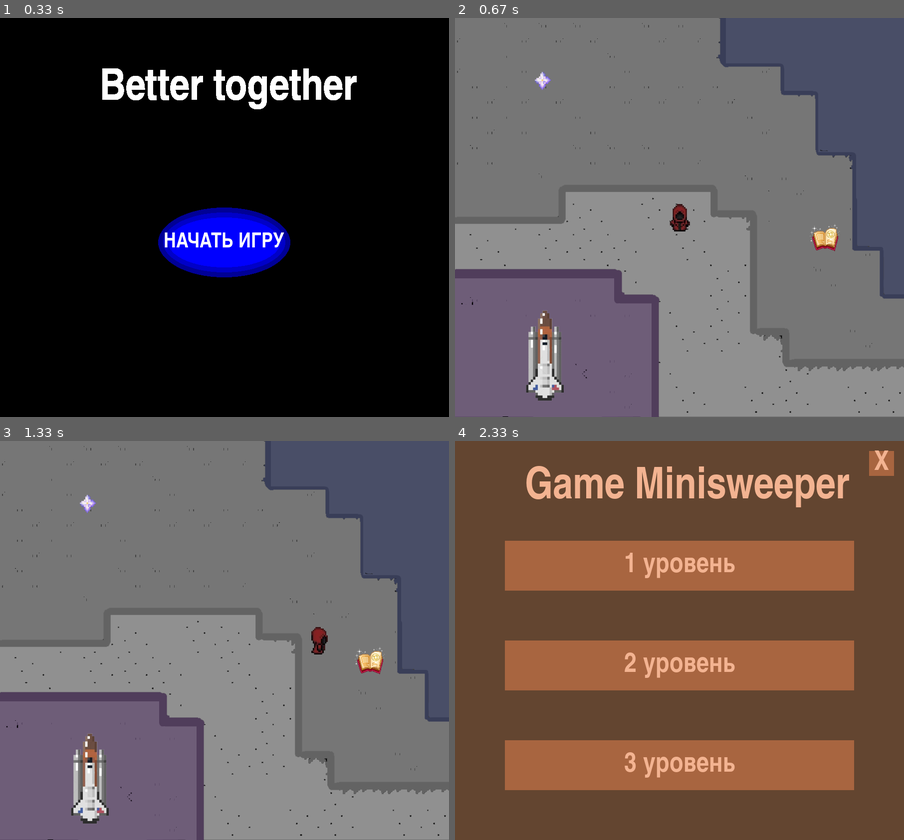
Above: before the commit, frames 1-4 (two rows, left to right).
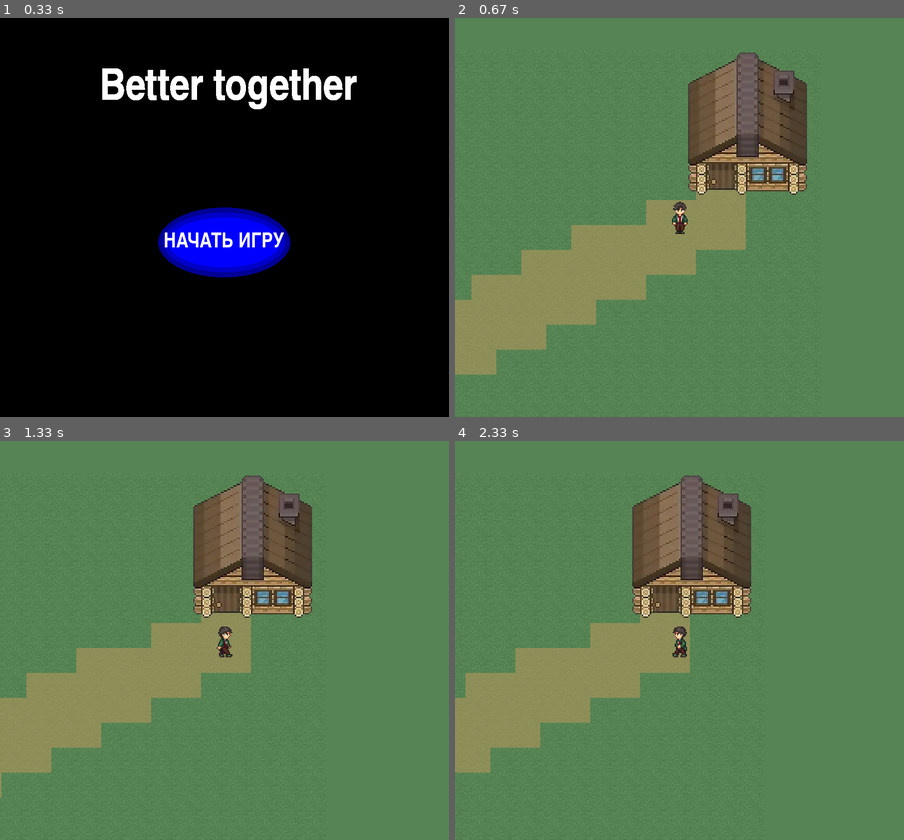
Above: after the commit, the same moments.

Repository: Anechka456/PyGame_project
Game: pygame game, started from start_window.py
The game is run twice, just before and just after one commit, with the same random seed, the same clock (stepped at 60 frames per second) and the same inputs.
Inputs:
- Up to frame 1 (0.33 s): no input
- Up to frame 2 (0.67 s): click "НАЧАТЬ ИГРУ" at 0.38 s
- Up to frame 3 (1.33 s): hold Right 0.67-1.13 s; hold D from 1.17 s (still down)
- Up to frame 4 (2.33 s): release D at 1.47 s; hold Right 1.5-1.97 s; hold A from 2 s (still down)

Frame 1 is identical in both runs. In frame 2, 99% of the frame differs, in the area x 0-100%, y 0-100%; in frame 3, 99%; in frame 4, 98%.

Commit message:
изменила карту

Diff:
--- a/Minigame_memory/lvl_memory.py
+++ b/Minigame_memory/lvl_memory.py
@@ -64,7 +64,7 @@
                                     Minigame_memory.memory.memory(self.screen, 6)
                                 elif button['text'] == 'X':
                                     self.running = False
-                                    map.Map()
+                                    map.Map(500, 1800)
 
             pygame.display.flip()
 
--- a/Minigame_minisweeper/lvl_minisweeper.py
+++ b/Minigame_minisweeper/lvl_minisweeper.py
@@ -64,7 +64,7 @@
                                     Play(15, 15)
                                 elif button['text'] == 'X':
                                     self.running = False
-                                    map.Map()
+                                    map.Map(1250, 1250)
 
             pygame.display.flip()
 
--- a/Minigame_snake/final_window.py
+++ b/Minigame_snake/final_window.py
@@ -90,7 +90,7 @@
                     if self.try_again_button.collidepoint(event.pos):
                         self.running = False
                     elif self.exit_button.collidepoint(event.pos):
-                        map.Map()
+                        map.Map(1350, 300)
 
             self.screen.fill(self.background_color)
             self.draw_title()
--- /dev/null
+++ b/data/map.txt
@@ -0,0 +1,50 @@
+#################################
+#...............................#
+#...............................#
+#...............................#
+#...............................#
+#...........................,,..#
+#.........................,,,,..#
+#......................,,,,,,,..#
+#....................,,,,,,,....#
+#..................,,,,,,,......#
+#................,,,,,,,........#
+#.............,,,,,,,,..........#
+#...........,,,,,,,,............#
+#.........,,,,,,,,..............#
+#....,,,,,,,,,,,................#
+#,,,,,,,,,,,,...................#
+#,,,,,,,,,,.....................#
+#..,,,,,,.......................#
+#...,,,,,,,.....................#
+#.....,,,,,,,,..................#
+#.......,,,,,,,,,...............#
+#.........,,,,,,,,,,............#
+#...........,,,,,,,,,,,.........#
+#.............,,,,,,,,,,,.......#
+#................,,,,,,,,,,,,,,,#
+#...................,,,,,,,,,,,,#
+#.....................,,,,,,,,,,#
+#........................,,,,,..#
+#.......................,,,,,...#
+#......................,,,,,....#
+#....................,,,,,,.....#
+#..................,,,,,,.......#
+#.................,,,,,.........#
+#...............,,,,,...........#
+#.............,,,,,,............#
+#...........,,,,,,..............#
+#...,,,,,,,,,,,,,...............#
+#....,,,,,,,,,,.................#
+#......,,,,,,,,,................#
+#........,,,,,,,,,..............#
+#...........,,,,,,,,............#
+#..............,,,,,,,,.........#
+#................,,,,,,,,.......#
+#..................,,,,,,,,.....#
+#.....................,,,,,,,,,.#
+#.......................,,,,,,,.#
+#........................,,,,,,.#
+#.........................,,,,,.#
+#...............................#
+#################################
--- a/map.py
+++ b/map.py
@@ -7,35 +7,65 @@
 from Minigame_snake.snake import play_snake
 from load_image import load_image
 
+# группы спрайтов
+all_sprites = pygame.sprite.Group()
+tiles_group = pygame.sprite.Group()
+player_group = pygame.sprite.Group()
+barrier_group = pygame.sprite.Group()
+interactive_points = pygame.sprite.Group()
+
+tile_width = tile_height = 50
+
 
 def window_snake():
+    cleaning_sprites()
     play_snake()
 
 
 def window_sweeper():
+    cleaning_sprites()
     play_sweeper()
 
 
 def window_memory():
+    cleaning_sprites()
     play_memory()
 
 
+def cleaning_sprites():
+    all_sprites.empty()
+    tiles_group.empty()
+    player_group.empty()
+    barrier_group.empty()
+    interactive_points.empty()
+
+
 class MinigameSnake(pygame.sprite.Sprite):
-    image = pygame.transform.scale(load_image("images/star.png"), (50, 50))
-
-    def __init__(self, group, coord):
-        super().__init__(group)
+    image = pygame.transform.scale(load_image("images/house.png"), (250, 300))
+
+    def __init__(self, group, coord):
+        super().__init__(group, all_sprites)
         self.image = MinigameSnake.image
         self.rect = self.image.get_rect(topleft=(coord[0], coord[1]))
         # вычисляем маску для эффективного сравнения
         self.mask = pygame.mask.from_surface(self.image)
 
+class MinigameQuest(pygame.sprite.Sprite):
+    image = pygame.transform.scale(load_image("images/school.png"), (300, 300))
+
+    def __init__(self, group, coord):
+        super().__init__(group, all_sprites)
+        self.image = MinigameQuest.image
+        self.rect = self.image.get_rect(topleft=(coord[0], coord[1]))
+        # вычисляем маску для эффективного сравнения
+        self.mask = pygame.mask.from_surface(self.image)
+
 
 class MinigameMemory(pygame.sprite.Sprite):
-    image = pygame.transform.scale(load_image("images/rocket.png"), (200, 200))
-
-    def __init__(self, group, coord):
-        super().__init__(group)
+    image = pygame.transform.scale(load_image("images/educational_institution.png"), (500, 400))
+
+    def __init__(self, group, coord):
+        super().__init__(group, all_sprites)
         self.image = MinigameMemory.image
         self.rect = self.image.get_rect(topleft=(coord[0], coord[1]))
         # вычисляем маску для эффективного сравнения
@@ -43,97 +73,203 @@
 
 
 class MinigameSweeper(pygame.sprite.Sprite):
-    image = pygame.transform.scale(load_image("images/book.png"), (80, 80))
-
-    def __init__(self, group, coord):
-        super().__init__(group)
+    image = pygame.transform.scale(load_image("images/army.png"), (300, 300))
+
+    def __init__(self, group, coord):
+        super().__init__(group, all_sprites)
         self.image = MinigameSweeper.image
         self.rect = self.image.get_rect(topleft=(coord[0], coord[1]))
         # вычисляем маску для эффективного сравнения
         self.mask = pygame.mask.from_surface(self.image)
 
 
-class Players(pygame.sprite.Sprite):
-    player_image_bottom = pygame.transform.scale(load_image('images/character.png'), (60, 60))
-    player_image_top = pygame.transform.scale(load_image('images/character_up.png'), (60, 60))
-    player_image_right = pygame.transform.scale(load_image('images/character_right.png'), (60, 60))
-    player_image_left = pygame.transform.scale(load_image('images/character_left.png'), (60, 60))
-
-    def __init__(self, group):
-        super().__init__(group)
-        self.image = Players.player_image_bottom
-        self.rect = self.image.get_rect()
-        self.rect.x = 0
-        self.rect.y = 0
-        self.rect.center = (900 // 2, 800 // 2)
-        self.player_speed = 5
+class MinigameSpace(pygame.sprite.Sprite):
+    image = pygame.transform.scale(load_image("images/rocket.png"), (430, 500))
+
+    def __init__(self, group, coord):
+        super().__init__(group, all_sprites)
+        self.image = MinigameSpace.image
+        self.rect = self.image.get_rect(topleft=(coord[0], coord[1]))
+        # вычисляем маску для эффективного сравнения
+        self.mask = pygame.mask.from_surface(self.image)
+
+
+class Tile(pygame.sprite.Sprite):
+    tile_images = {
+        'wall': pygame.transform.scale(load_image('images/grass.png'), (50, 50)),
+        'empty1': pygame.transform.scale(load_image('images/grass.png'), (50, 50)),
+        'empty2': pygame.transform.scale(load_image('images/path.png'), (50, 50)),
+        'tree': pygame.transform.scale(load_image('images/tree.png'), (50, 80))
+
+    }
+
+    def __init__(self, tile_type, pos_x, pos_y):
+        super().__init__(tiles_group, all_sprites)
+        self.image = Tile.tile_images[tile_type]
+        self.rect = self.image.get_rect().move(
+            tile_width * pos_x, tile_height * pos_y)
+
+
+class Camera:
+    # зададим начальный сдвиг камеры
+    def __init__(self, width, height):
+        self.dx = 0
+        self.dy = 0
+        self.width = width
+        self.height = height
+
+    # сдвинуть объект obj на смещение камеры
+    def apply(self, obj):
+        obj.rect.x += self.dx
+        obj.rect.y += self.dy
+
+    # позиционировать камеру на объекте target
+    def update(self, target):
+        self.dx = -(target.rect.x + target.rect.w // 2 - self.width // 2)
+        self.dy = -(target.rect.y + target.rect.h // 2 - self.height // 2)
+
+
+class Player(pygame.sprite.Sprite):
+    player_image = pygame.transform.scale(load_image('images/character.png'), (35, 70))
+
+    def __init__(self, pos_x, pos_y):
+        super().__init__(player_group, all_sprites)
+        self.image = Player.player_image
+        self.rect = self.image.get_rect().move(pos_x, pos_y)
+        self.cycle_number = 0
+        self.animation_timer = 0
+        self.speed = 100
 
     def update(self, *args):
+        old_x = self.rect.x
+        old_y = self.rect.y
+
+        # W -> Up; S -> Down; A -> Left; D -> Right
         keys = pygame.key.get_pressed()
-
-        # W -> Up; S -> Down; A -> Left; D -> Right
         if keys[pygame.K_LEFT] or keys[pygame.K_a]:
-            self.image = Players.player_image_left
-            self.rect.x -= self.player_speed
-        if keys[pygame.K_RIGHT] or keys[pygame.K_d]:
-            self.image = Players.player_image_right
-            self.rect.x += self.player_speed
-        if keys[pygame.K_UP] or keys[pygame.K_w]:
-            self.image = Players.player_image_top
-            self.rect.y -= self.player_speed
-        if keys[pygame.K_DOWN] or keys[pygame.K_s]:
-            self.image = Players.player_image_bottom
-            self.rect.y += self.player_speed
+            if self.cycle_number % 2 == 0:
+                self.image = pygame.transform.scale(load_image('images/character_left1.png'), (35, 70))
+            else:
+                self.image = pygame.transform.scale(load_image('images/character_left2.png'), (35, 70))
+            self.animation_timer += 1
+            self.rect.x -= self.speed / 60
+        elif keys[pygame.K_RIGHT] or keys[pygame.K_d]:
+            if self.cycle_number % 2 == 0:
+                self.image = pygame.transform.flip(
+                    pygame.transform.scale(load_image('images/character_left1.png'), (35, 70)), True, False)
+            else:
+                self.image = pygame.transform.flip(
+                    pygame.transform.scale(load_image('images/character_left2.png'), (35, 70)), True, False)
+            self.animation_timer += 1
+            self.rect.x += self.speed / 60
+        elif keys[pygame.K_UP] or keys[pygame.K_w]:
+            if self.cycle_number % 2 == 0:
+                self.image = pygame.transform.scale(load_image('images/character_up1.png'), (35, 70))
+            else:
+                self.image = pygame.transform.scale(load_image('images/character_up2.png'), (35, 70))
+            self.animation_timer += 1
+            self.rect.y -= self.speed / 60
+        elif keys[pygame.K_DOWN] or keys[pygame.K_s]:
+            if self.cycle_number % 2 == 0:
+                self.image = pygame.transform.scale(load_image('images/character_down1.png'), (35, 70))
+            else:
+                self.image = pygame.transform.scale(load_image('images/character_down2.png'), (35, 70))
+            self.animation_timer += 1
+            self.rect.y += self.speed / 60
+        else:
+            self.image = Player.player_image
+            self.animation_timer = 0
+            self.cycle_number = 0
+            return
+
+        if self.animation_timer % 10 == 0:  # каждые 10 кадров
+            self.cycle_number += 1
+
+        # проверка на коллизию
+        if pygame.sprite.spritecollideany(self, barrier_group):
+            self.rect.x = old_x
+            self.rect.y = old_y
 
 
 class Map:
-    def __init__(self):
+    def __init__(self, x, y):
+        self.FPS = 60
+        self.x = x
+        self.y = y
+
+        # интерактивные точки
+        self.coord_interactive_points = [(60, 500), (1380, 0), (1300, 990), (60, 1530), (1200, 1900)]
+
+        self.quest = MinigameQuest(interactive_points, self.coord_interactive_points[0])
+        self.snake = MinigameSnake(interactive_points, self.coord_interactive_points[1])
+        self.sweeper = MinigameSweeper(interactive_points, self.coord_interactive_points[2])
+        self.memory = MinigameMemory(interactive_points, self.coord_interactive_points[3])
+        self.space = MinigameSpace(interactive_points, self.coord_interactive_points[4])
+
+        self.start()
+
+    def terminate(self):
+        pygame.quit()
+        sys.exit()
+
+    def load_level(self, filename):
+        filename = "data/" + filename
+        # читаем уровень, убирая символы перевода строки
+        with open(filename, 'r') as mapFile:
+            level_map = [line.strip() for line in mapFile]
+
+        # и подсчитываем максимальную длину
+        max_width = max(map(len, level_map))
+
+        # дополняем каждую строку пустыми клетками ('.')
+        return list(map(lambda x: x.ljust(max_width, '.'), level_map))
+
+    def generate_level(self, level):
+        new_player, x, y = None, None, None
+        for y in range(len(level)):
+            for x in range(len(level[y])):
+                if level[y][x] == '.':
+                    Tile('empty1', x, y)
+                elif level[y][x] == ',':
+                    Tile('empty2', x, y)
+                elif level[y][x] == '#':
+                    wall = Tile('wall', x, y)
+                    barrier_group.add(wall)
+        new_player = Player(self.x, self.y)
+        # вернем игрока, а также размер поля в клетках
+        return new_player, x, y
+
+    def start(self):
         pygame.init()
-
         size = width, height = 900, 800
-        self.fps = 60
-        self.clock = pygame.time.Clock()
-        self.screen = pygame.display.set_mode(size)
-        pygame.display.set_caption("Better together")
-        icon = load_image("images/icon.jpg")
-        pygame.display.set_icon(icon)
-
-        self.background_image = pygame.transform.scale(load_image('images/map.png'), (900, 800))
-        self.interactive_points = pygame.sprite.Group()
-        self.coord_interactive_points = [(80, 580), (150, 100), (700, 400)]
-
-        self.memory = MinigameMemory(self.interactive_points, self.coord_interactive_points[0])
-        self.snake = MinigameSnake(self.interactive_points, self.coord_interactive_points[1])
-        self.sweeper = MinigameSweeper(self.interactive_points, self.coord_interactive_points[2])
-
-        self.players_sprite = pygame.sprite.Group()
-        self.players = Players(self.players_sprite)
-
-        self.run()
-
-    def run(self):
-        running = True
-        while running:
+        screen = pygame.display.set_mode(size)
+        clock = pygame.time.Clock()
+        camera = Camera(width, height)
+        player, level_x, level_y = self.generate_level(self.load_level('map.txt'))
+
+        while True:
             for event in pygame.event.get():
                 if event.type == pygame.QUIT:
-                    running = False
-
-            if pygame.sprite.collide_mask(self.players, self.memory):
+                    self.terminate()
+                elif event.type == pygame.KEYDOWN:
+                    player.update(event)
+
+            if pygame.sprite.collide_mask(player, self.memory):
                 window_memory()
-            elif pygame.sprite.collide_mask(self.players, self.snake):
-                running = False
+
+            elif pygame.sprite.collide_mask(player, self.snake):
                 window_snake()
-            elif pygame.sprite.collide_mask(self.players, self.sweeper):
+
+            elif pygame.sprite.collide_mask(player, self.sweeper):
                 window_sweeper()
 
-            self.players_sprite.update()
-            # Отрисовка
-            self.screen.blit(self.background_image, (0, 0))
-            self.players_sprite.draw(self.screen)
-            self.interactive_points.draw(self.screen)
-
+            player.update()
+            camera.update(player)
+            for sprite in all_sprites:
+                camera.apply(sprite)
+            screen.fill((87, 132, 84))
+            tiles_group.draw(screen)
+            interactive_points.draw(screen)
+            player_group.draw(screen)
             pygame.display.flip()
-            self.clock.tick(self.fps)
-
-        pygame.quit()
-        sys.exit()
+            clock.tick(self.FPS)
--- a/start_window.py
+++ b/start_window.py
@@ -48,7 +48,7 @@
                 if event.type == pygame.MOUSEBUTTONDOWN:
                     if event.button == 1:
                         if self.start_button.collidepoint(event.pos):
-                            Map()
+                            Map(1350, 300)
 
             self.draw()
 
Binary file added: data/images/army.png
Binary file removed: data/images/book.png
Binary file changed: data/images/character.png
Binary file added: data/images/character_down1.png
Binary file added: data/images/character_down2.png
Binary file added: data/images/character_left1.png
Binary file added: data/images/character_left2.png
Binary file added: data/images/character_up1.png
Binary file added: data/images/character_up2.png
Binary file added: data/images/educational_institution.png
Binary file added: data/images/grass.png
Binary file added: data/images/house.png
(and 5 more such lines)
